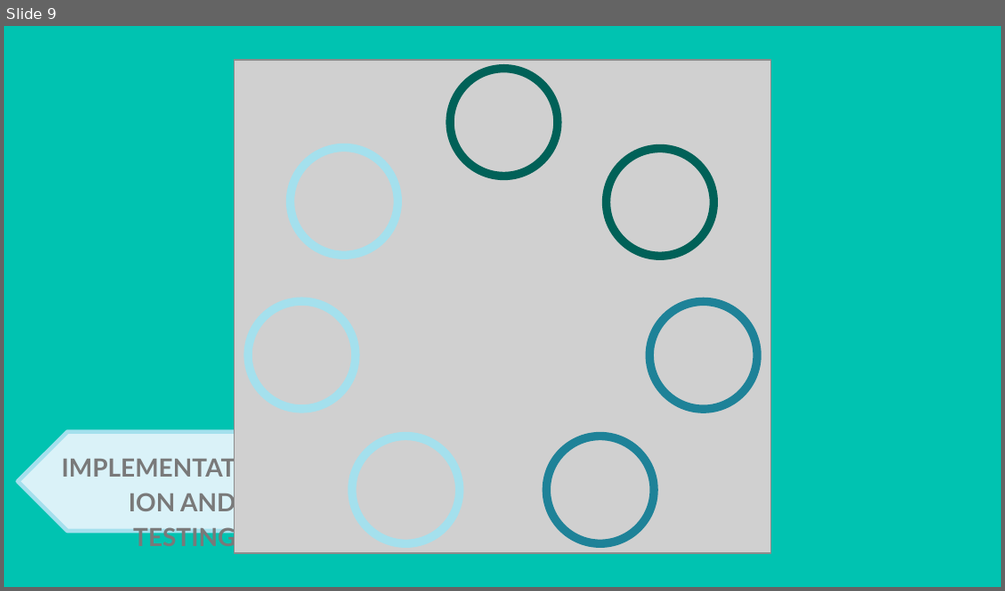
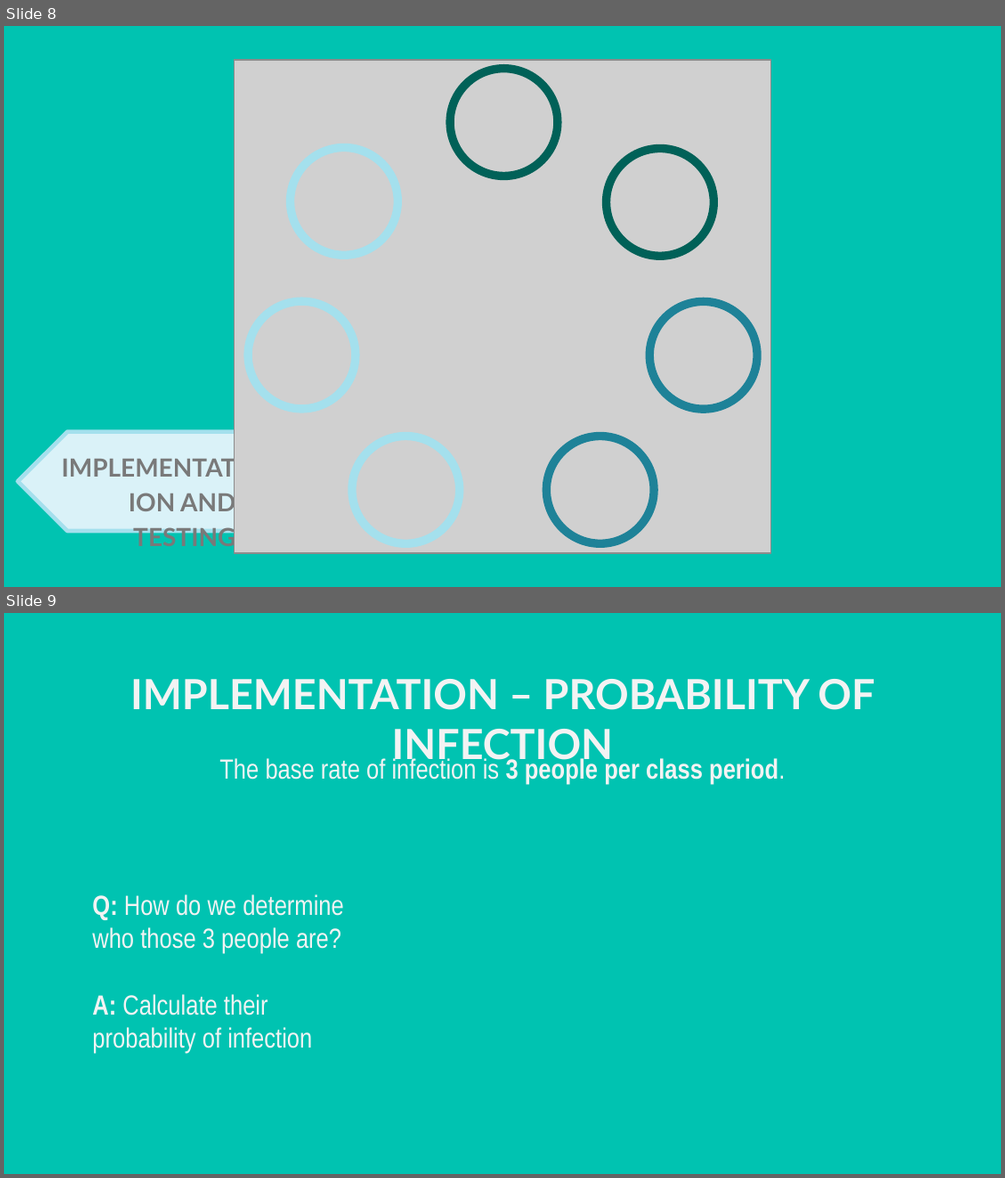
Before and after one commit to jpaglia/oec-2021, a slide deck: TEAMXXX_OEC2021_Programming.pptx. Shown one above the other, each under a label of ours: slide 9 before the commit, slides 8 and 9 after it. The pictures are 1005x591 and 1005x1178 pixels, drawn with LibreOffice and Linux fonts; fonts in the diff are those of the drawing; grey boxes stand for pictures; background and template pictures are left out. Boxes give left, top, right and bottom in pixels: in the first picture for what was removed or moved away, otherwise in the second. Text is boxed around its words. In the diff, an @@ line names an element or a change of style, - is before the commit and + after.

```diff
--- a/TEAMXXX_OEC2021_Programming.pptx
+++ b/TEAMXXX_OEC2021_Programming.pptx
@@ slide 9 added at bbox=[4, 613, 1001, 1174], background picture (left out) @@
@@ title added at bbox=[130, 679, 874, 767], 30 pt, text #F3F3F3, bold @@
+IMPLEMENTATION – PROBABILITY OF INFECTION
@@ subtitle added at bbox=[219, 756, 785, 784], 20 pt, text #F3F3F3 @@
+The base rate of infection is 3 people per class period.
@@ text added at bbox=[92, 894, 344, 1053], 20 pt, text #F3F3F3 @@
+Q: How do we determine who those 3 people are?
+A: Calculate their probability of infection
@@ what was slide 9 is now slide 8 @@
```
Also in this commit, not shown: 6 slides changed, 6 other slides added, 7 slides removed, 1 other file.
